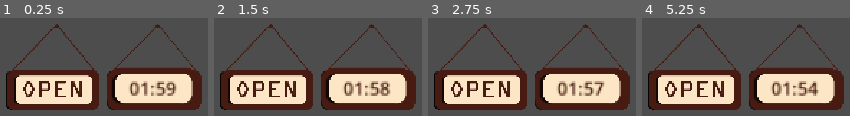
Above: before the commit, frames 1-4 (left to right).
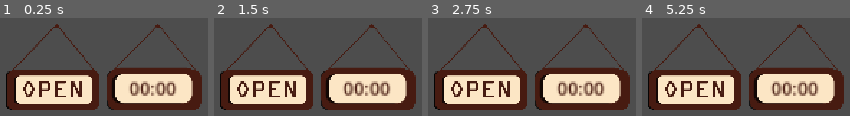
Above: after the commit, the same moments.

Repository: AlexLietha/Slacker
Game: Godot game, scene res://Scenes/test.tscn
Same seed, same stepped clock (60 frames per second), same inputs: the game is played once before the commit and once after it.
Inputs (mouse positions are in pixels of both pictures, inside the frame that each line leads up to):
- Up to frame 1 (0.25 s): no input
- Up to frame 2 (1.5 s): tap Enter (ui_accept) at 0.5, 0.77, 1.25 s; move the mouse to (outside the picture) at 0.52 s; hold D (moveRight) 0.53-1.28 s; tap E (Click e) at 0.6 s; move the mouse to (outside the picture) at 1.27 s; hold S (moveBack) from 1.28 s (still down); right-click (outside the picture) at 1.35 s
- Up to frame 3 (2.75 s): tap Enter (ui_accept) at 1.52, 2 s; move the mouse to (outside the picture) at 2.02 s; release S (moveBack) at 2.03 s; hold D (moveRight) from 2.03 s (still down); tap E (Click e) at 2.1 s
- Up to frame 4 (5.25 s): tap Enter (ui_accept) at 2.75, 3.02, 3.5, 3.77, 4.52, 5 s; move the mouse to (outside the picture) at 2.77 s; release D (moveRight) at 2.78 s; hold W (moveForward) 2.78-3.53 s; right-click (outside the picture) at 2.85 s; move the mouse to (outside the picture) at 3.52 s; hold A (moveLeft) 3.53-5.03 s; tap E (Click e) at 3.6, 5.1 s; move the mouse to (outside the picture) at 4.27 s; right-click (outside the picture) at 4.35 s; move the mouse to (outside the picture) at 5.02 s; hold S (moveBack) from 5.03 s (still down)

The runs differ from the first frame. In frame 1, 1.3% of the frame differs, in the area x 67-85%, y 64-80%; in frame 2, 1.2%; in frame 3, 1.5%, in the area x 67-86%, y 64-80%; in frame 4, 1.4%.

Commit message:
Added timer replication

Diff:
--- /dev/null
+++ b/slacker/Scenes/UI/StartGameMenu.tscn
@@ -0,0 +1,32 @@
+[gd_scene format=3 uid="uid://fa5expjgbjq3"]
+
+[ext_resource type="Script" uid="uid://dw8v7xtlq0rma" path="res://Scripts/start_game_menu.gd" id="1_fyvnj"]
+
+[node name="StartMenu" type="CanvasLayer" unique_id=1272701289]
+script = ExtResource("1_fyvnj")
+
+[node name="PanelContainer" type="PanelContainer" parent="." unique_id=941654508]
+anchors_preset = 2
+anchor_top = 1.0
+anchor_bottom = 1.0
+offset_top = -40.0
+offset_right = 40.0
+grow_vertical = 0
+
+[node name="MarginContainer" type="MarginContainer" parent="PanelContainer" unique_id=1983330645]
+layout_mode = 2
+theme_override_constants/margin_left = 10
+theme_override_constants/margin_top = 10
+theme_override_constants/margin_right = 10
+theme_override_constants/margin_bottom = 10
+
+[node name="VBoxContainer" type="VBoxContainer" parent="PanelContainer/MarginContainer" unique_id=838875251]
+layout_mode = 2
+
+[node name="Label" type="Label" parent="PanelContainer/MarginContainer/VBoxContainer" unique_id=445230678]
+layout_mode = 2
+text = "Start Game:"
+
+[node name="Button" type="Button" parent="PanelContainer/MarginContainer/VBoxContainer" unique_id=1438145282]
+layout_mode = 2
+text = "Start"
--- a/slacker/Scenes/player.tscn
+++ b/slacker/Scenes/player.tscn
@@ -7,6 +7,7 @@
 [ext_resource type="Script" uid="uid://dxlxaqlecxydr" path="res://Scripts/Orders/UI/CustomerSatisfactionUI.gd" id="4_vgqql"]
 [ext_resource type="PackedScene" uid="uid://nsk45ymwt1wc" path="res://UI/VotingUI.tscn" id="5_fkybt"]
 [ext_resource type="Gradient" uid="uid://by4yofdsthluw" path="res://UI/RatingBarGradient.tres" id="6_3smsa"]
+[ext_resource type="PackedScene" uid="uid://fa5expjgbjq3" path="res://Scenes/UI/StartGameMenu.tscn" id="8_8erm5"]
 
 [sub_resource type="CapsuleShape3D" id="CapsuleShape3D_vgqql"]
 
@@ -126,3 +127,5 @@
 
 [node name="MultiplayerSynchronizer" type="MultiplayerSynchronizer" parent="." unique_id=969281980]
 replication_config = SubResource("SceneReplicationConfig_fkybt")
+
+[node name="StartMenu" parent="." unique_id=1272701289 instance=ExtResource("8_8erm5")]
--- a/slacker/Scripts/Multiplayer/network.gd
+++ b/slacker/Scripts/Multiplayer/network.gd
@@ -1,13 +1,20 @@
 extends Node
 
 const PLAYER = preload("res://Scenes/player.tscn")
+const TIMER = preload("res://UI/TimerUI.tscn")
 
 var enet_peer = ENetMultiplayerPeer.new()
+var server_time: float = 0.0
+var game_started:= false
 
 const PORT = 1515
 const IP_ADDRESS = "127.0.0.1"
 const MAX_CLIENTS = 3
 
+func _process(delta: float) -> void:
+	if multiplayer.is_server():
+		server_time += delta
+	pass
 
 func start_server() -> void:
 	enet_peer.create_server(PORT, MAX_CLIENTS)
@@ -16,18 +23,26 @@
 	multiplayer.peer_disconnected.connect(remove_player)
 	print("Server started")
 
-
 func join_server() -> void:
 	enet_peer.create_client(IP_ADDRESS, PORT)
 	multiplayer.connected_to_server.connect(on_connected_to_server)
 	multiplayer.multiplayer_peer = enet_peer
 	print("Server joined")
 
-
 func on_connected_to_server() -> void:
 	print("Connected to server!")
 	print("My Peer ID: " + str(multiplayer.get_unique_id()))
+	rpc_id(1, "fetch_server_time", Time.get_datetime_dict_from_system())
 
+func fetch_server_time(client_time) -> void:
+	var player_id = get_tree().get_rpc_sender_id()
+	rpc_id(player_id, "return_server_time", Time.get_datetime_dict_from_system(), client_time)
+
+func return_server_time() -> void:
+	pass
+
+func return_latency() -> void:
+	pass
 
 func add_player(peer_id: int) -> void:
 	print("=== ADDING PLAYER ===")
@@ -40,7 +55,6 @@
 		var existing_id := int(player.name)
 		if existing_id != peer_id:
 			spawn_player.rpc_id(peer_id, existing_id)
-
 
 @rpc("authority", "call_local", "reliable")
 func spawn_player(peer_id: int) -> void:
@@ -57,9 +71,31 @@
 	print("Player ID: " + str(peer_id))
 	print("Authority: " + str(new_player.get_multiplayer_authority()))
 
-
 func remove_player(peer_id: int) -> void:
 	var player = get_tree().current_scene.get_node_or_null(str(peer_id))
 	if player:
 		player.queue_free()
 	print("Player removed: " + str(peer_id))
+
+@rpc("authority", "call_local", "reliable")
+func game_started_rpc() -> void:
+	var round_timer = get_tree().get_first_node_in_group("RoundTimer")
+	if round_timer == null:
+		print("Timer not found")
+		return
+
+	print("Timer found")
+	round_timer.start_game()
+
+func start_game() -> void:
+	if multiplayer.is_server():
+		game_started_rpc()
+	else:
+		rpc_id(1, "request_start_game")
+
+@rpc("any_peer", "reliable")
+func request_start_game() -> void:
+	if not multiplayer.is_server():
+		return
+
+	game_started_rpc()
--- a/slacker/Scripts/round_timer.gd
+++ b/slacker/Scripts/round_timer.gd
@@ -3,9 +3,6 @@
 # Dear future Aidan, or future programmer,
 #		Please do a state machine for the rounds instead
 #		- xoxo pookie bear aidan
-#
-#		We also should be starting the timer on the server then it gets pushed to clients
-#		-Zeon
 
 @onready var clock = $"../ClockUI/Clock"
 @onready var round_title = $"../Round Title"
@@ -17,8 +14,22 @@
 @export var round_time = [120,480]
 
 var round_num = 0
+var game_started := false
 
 func _ready():
+	timer.stop()
+	add_to_group("RoundTimer")
+	#if multiplayer.is_server():
+		#set_next_round()
+
+func start_game() -> void:
+	if game_started:
+		print("Game already started")
+		return
+
+	#if not multiplayer.is_server():
+		#return
+	game_started = true
 	set_next_round()
 
 func remaining_time():
@@ -35,7 +46,12 @@
 
 func set_next_round():
 	#set_round_name(round_name[round_num])
+	if not multiplayer.is_server():
+		return
+
 	timer.start(round_time[round_num])
+	sync_round.rpc(round_num, round_time[round_num])
+
 	if round_num == 1:
 		OrderSpawner.StartSpawningOrder()
 		prep_sign.hide()
@@ -43,8 +59,17 @@
 	round_num += 1
 
 func _process(_delta):
+	if not game_started:
+		return
+
 	clock.text = "%02d:%02d" % remaining_time()
-	if remaining_time() == [0.0, 00]:
+	if multiplayer.is_server() and timer.time_left <= 0:
 		timer.stop()
 		#GameManager.assign_roles()
 		set_next_round()
+
+@rpc("authority", "call_local", "reliable")
+func sync_round(round: int, time_left: float) -> void:
+	game_started = true
+	round_num = round
+	timer.start(time_left)
--- /dev/null
+++ b/slacker/Scripts/start_game_menu.gd
@@ -0,0 +1,15 @@
+extends CanvasLayer
+
+@onready var button_start: Button = $PanelContainer/MarginContainer/VBoxContainer/Button
+const TIMER = preload("res://Scripts/round_timer.gd")
+
+# Called when the node enters the scene tree for the first time.
+func _ready() -> void:
+	var current_timer = TIMER.new()
+	button_start.pressed.connect(Network.start_game)
+	pass # Replace with function body.
+
+
+# Called every frame. 'delta' is the elapsed time since the previous frame.
+func _process(delta: float) -> void:
+	pass
Not shown, added: slacker/Scripts/start_game_menu.gd.uid
